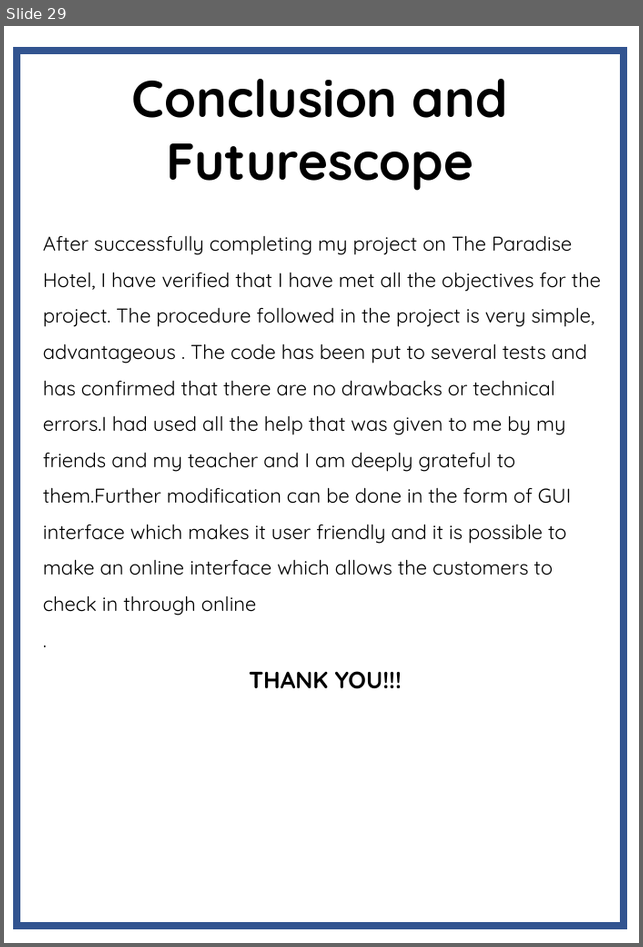
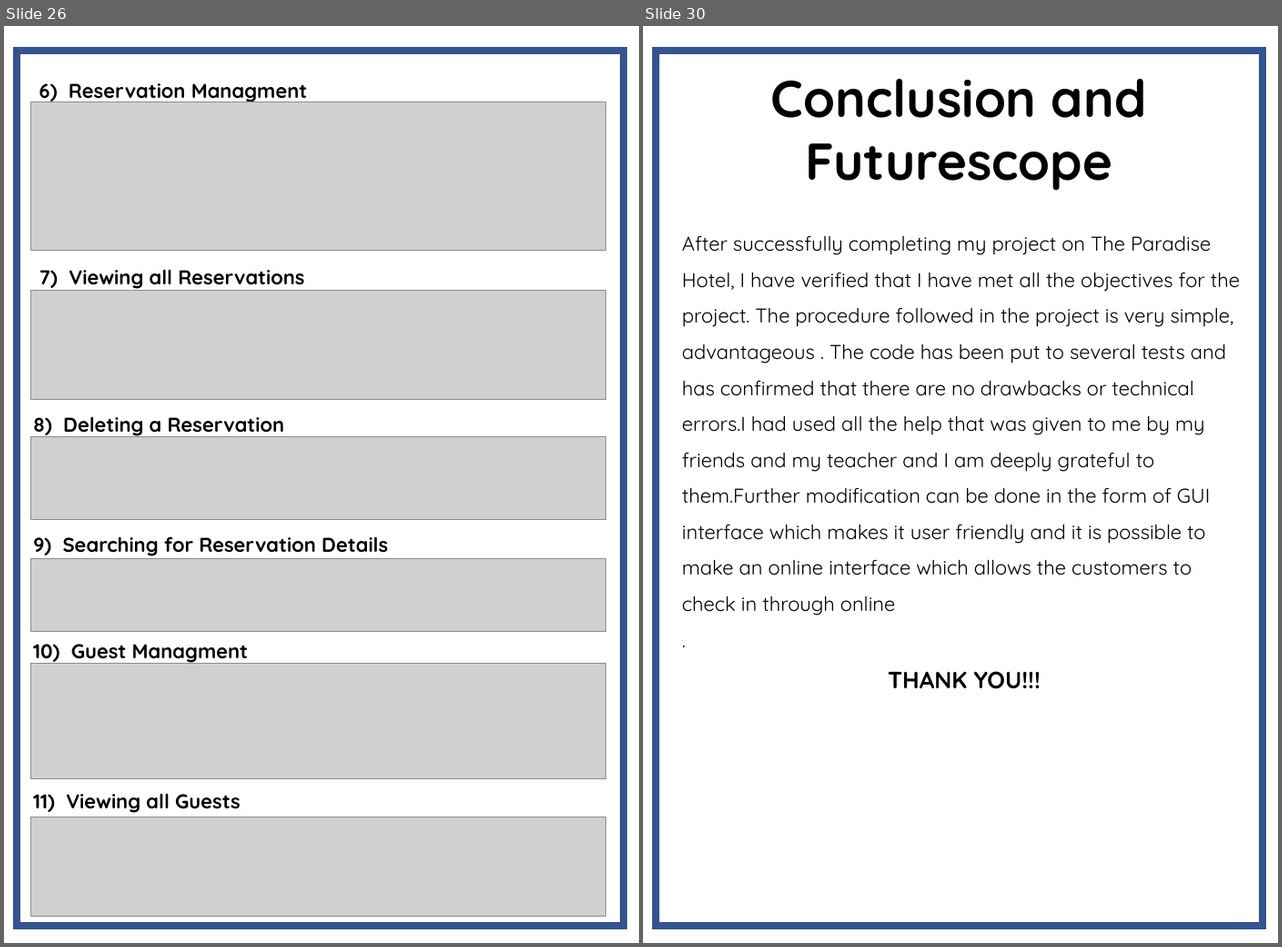
Before and after one commit to Agentgilspy/Hotel, a slide deck: Computer Project.pptx. Shown side by side, each under a label of ours: slide 29 before the commit, slides 26 and 30 after it; the slides between them are not shown. The pictures are 643x947 and 1282x947 pixels, drawn with LibreOffice and Linux fonts; fonts in the diff are those of the drawing; grey boxes stand for pictures. Boxes give left, top, right and bottom in pixels: in the first picture for what was removed or moved away, otherwise in the second. Text is boxed around its words. In the diff, an @@ line names an element or a change of style, - is before the commit and + after.

```diff
--- a/Computer Project.pptx
+++ b/Computer Project.pptx
@@ slide 26 added at [4,26,639,943], background #FFFFFF @@
@@ rectangle added at [17,51,624,925], outline #325491 6 pt @@
@@ picture added at [31,102,606,250] @@
@@ text added at [39,83,308,103], 17 pt, text #000000, bold @@
+6) Reservation Managment
@@ text added at [39,269,304,289], 17 pt, text #000000, bold @@
+7) Viewing all Reservations
@@ picture added at [31,291,606,400] @@
@@ text added at [33,416,285,437], 17 pt, text #000000, bold @@
+8) Deleting a Reservation
@@ picture added at [31,436,606,521] @@
@@ text added at [33,537,388,557], 17 pt, text #000000, bold @@
+9) Searching for Reservation Details
@@ picture added at [31,559,606,631] @@
@@ text added at [33,644,249,665], 17 pt, text #000000, bold @@
+10) Guest Managment
@@ picture added at [31,664,606,779] @@
@@ text added at [33,794,241,813], 17 pt, text #000000, bold @@
+11) Viewing all Guests
@@ picture added at [31,818,606,917] @@
@@ what was slide 29 is now slide 30 @@
```
Also in this commit, not shown: 14 slides changed, 2 other slides added, 2 slides removed.
